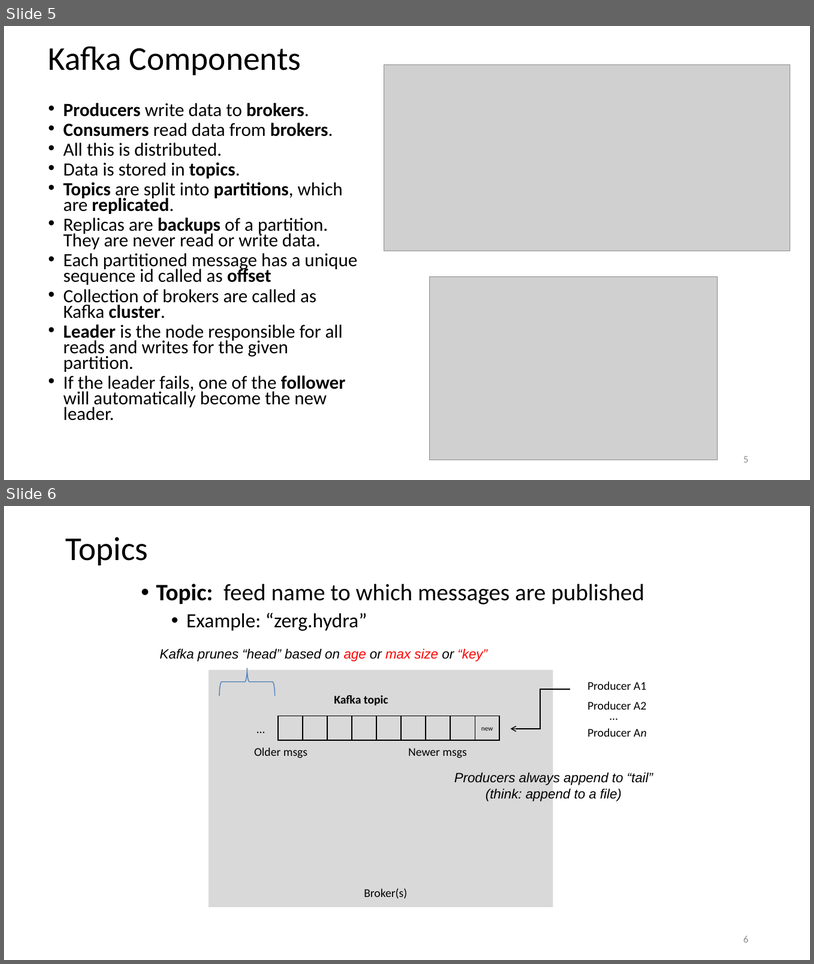
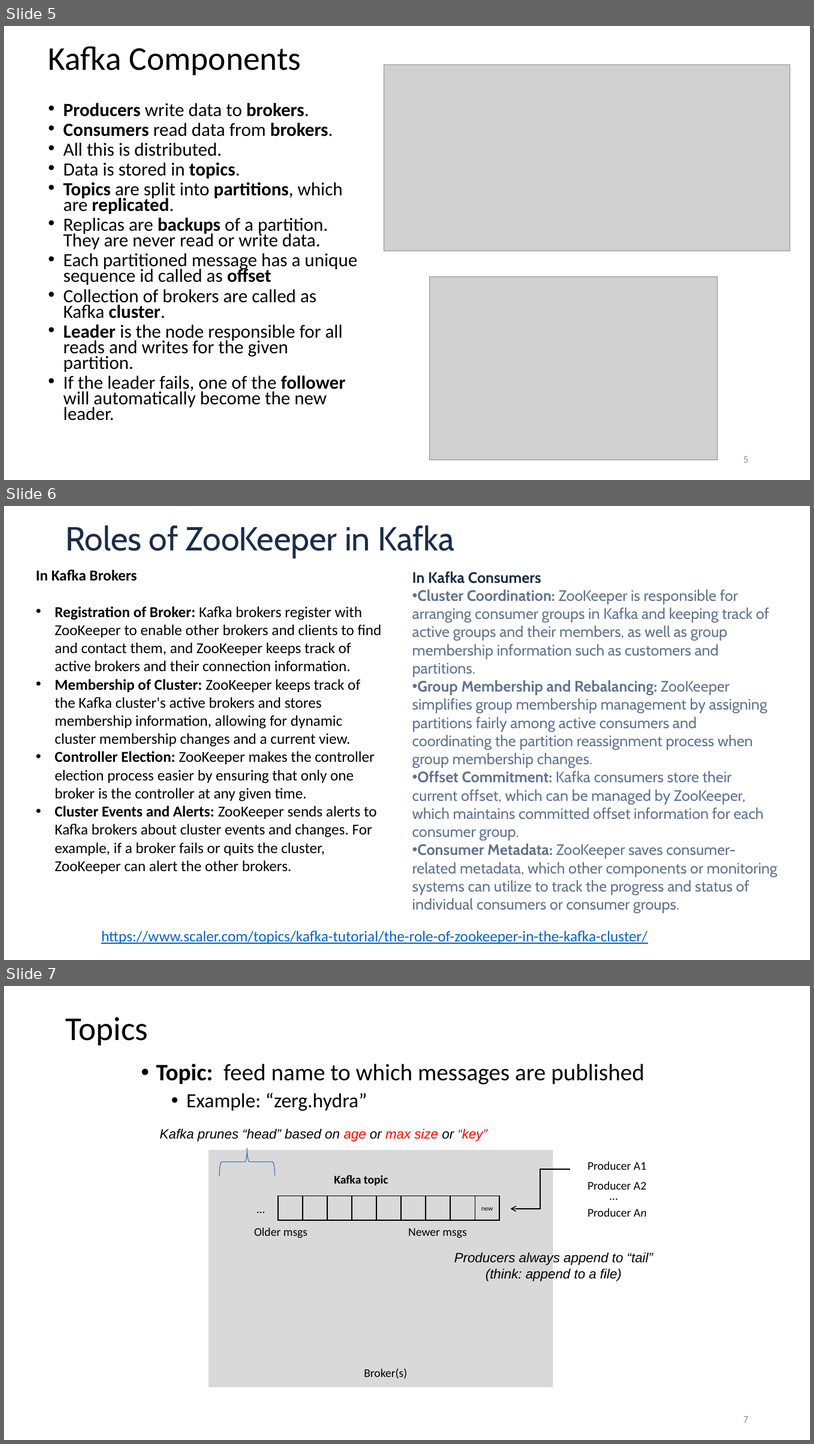
Before and after one commit to as6485/technology, a slide deck: Kafka.pptx. Shown one above the other, each under a label of ours: slides 5 and 6 before the commit, slides 5, 6 and 7 after it. The pictures are 814x964 and 814x1444 pixels, drawn with LibreOffice and Linux fonts; fonts in the diff are those of the drawing; grey boxes stand for pictures. Boxes give left, top, right and bottom in pixels: in the first picture for what was removed or moved away, otherwise in the second. Text is boxed around its words. In the diff, an @@ line names an element or a change of style, - is before the commit and + after.

```diff
--- a/Kafka.pptx
+++ b/Kafka.pptx
@@ slide 6 added at <box>4,506,810,960</box>, background #FFFFFF @@
@@ title added at <box>65,525,455,558</box>, 39.6 pt, text #1A2C47 @@
+Roles of ZooKeeper in Kafka
@@ text added at <box>36,570,382,873</box>, 18 pt, text #000000 @@
+In Kafka Brokers
+• Registration of Broker: Kafka brokers register with ZooKeeper to enable other brokers and clients to find and contact them, and ZooKeeper keeps track of active brokers and their connection information.
+• Membership of Cluster: ZooKeeper keeps track of the Kafka cluster's active brokers and stores membership information, allowing for dynamic cluster membership changes and a current view.
+• Controller Election: ZooKeeper makes the controller election process easier by ensuring that only one broker is the controller at any given time.
+• Cluster Events and Alerts: ZooKeeper sends alerts to Kafka brokers about cluster events and changes. For example, if a broker fails or quits the cluster, ZooKeeper can alert the other brokers.
@@ text added at <box>413,571,778,909</box>, 18 pt, text #61738E @@
+In Kafka Consumers
+• Cluster Coordination: ZooKeeper is responsible for arranging consumer groups in Kafka and keeping track of active groups and their members, as well as group membership information such as customers and partitions.
+• Group Membership and Rebalancing: ZooKeeper simplifies group membership management by assigning partitions fairly among active consumers and coordinating the partition reassignment process when group membership changes.
+• Offset Commitment: Kafka consumers store their current offset, which can be managed by ZooKeeper, which maintains committed offset information for each consumer group.
+• Consumer Metadata: ZooKeeper saves consumer-related metadata, which other components or monitoring systems can utilize to track the progress and status of individual consumers or consumer groups.
@@ text added at <box>101,930,648,943</box>, 18 pt, text #0563C1, underline @@
+https://www.scaler.com/topics/kafka-tutorial/the-role-of-zookeeper-in-the-kafka-cluster/
@@ what was slide 6 is now slide 7 @@
@@ page number at <box>744,1416,749,1422</box>: text changed @@
-6
+7
```
Also in this commit, not shown: 1 other slide added, 7 other files.
